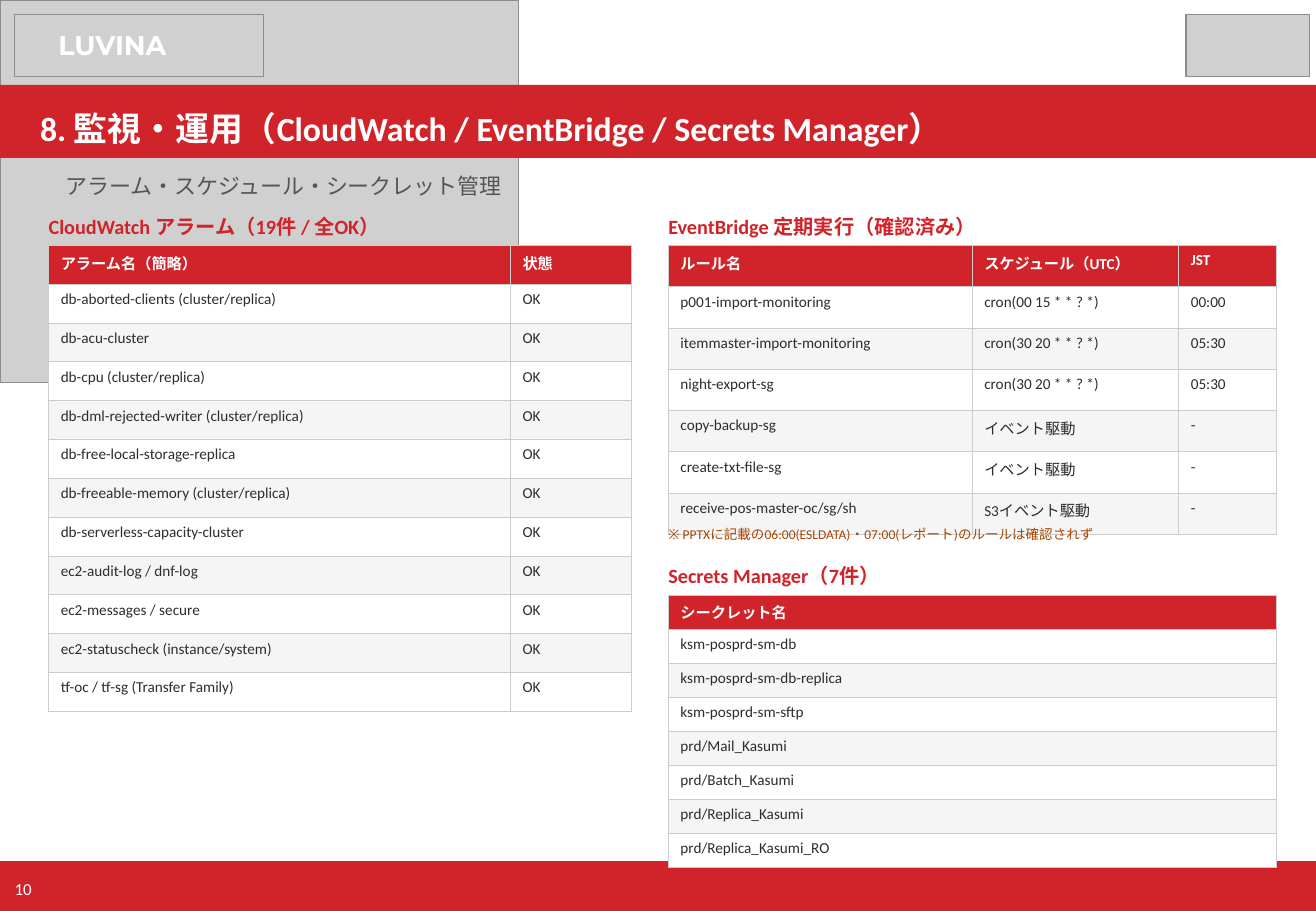
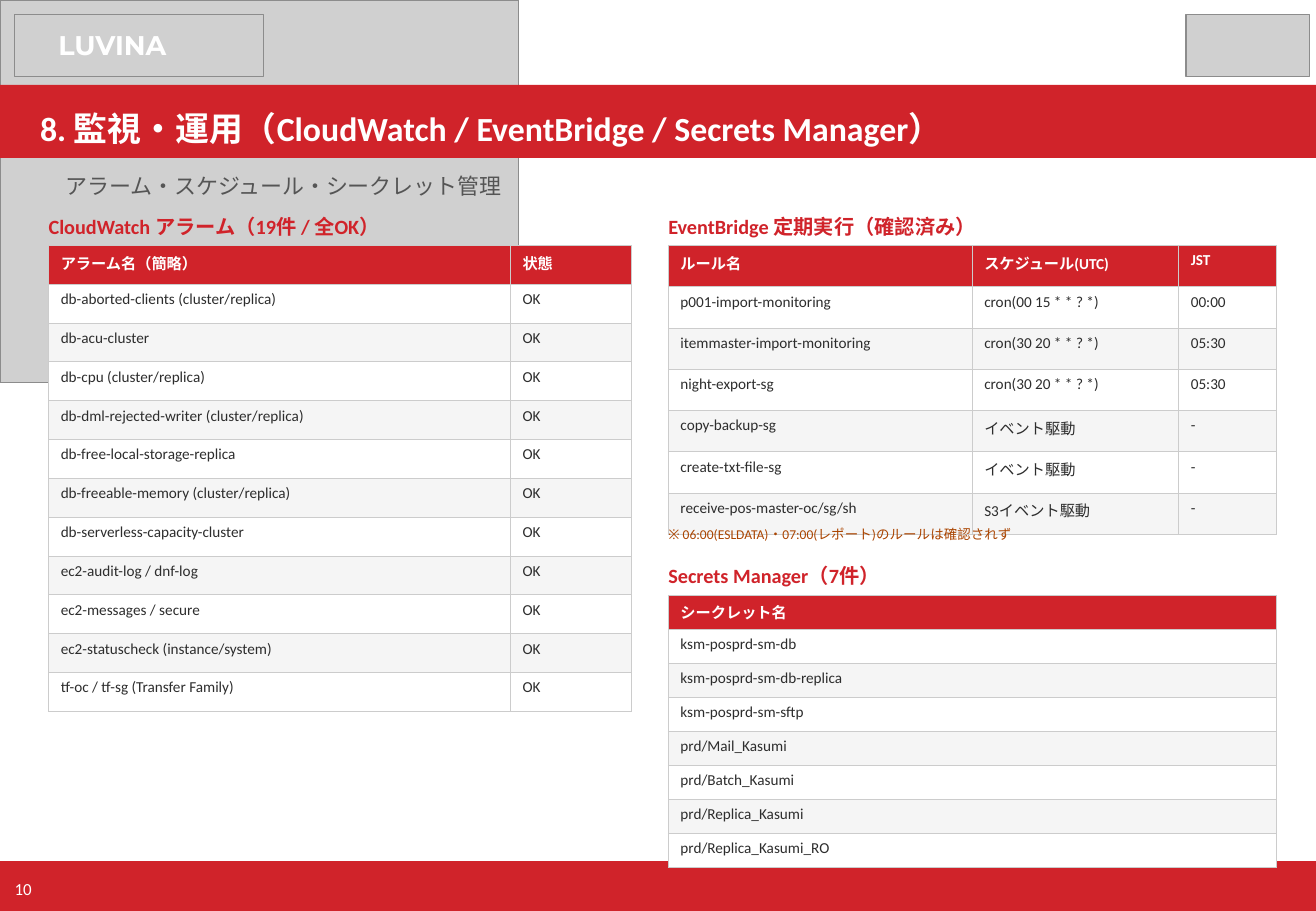
Before and after one commit to kiyoharakadutoshi/kasumi_pos-server_aws, a slide deck: slide 10 of 40_AWS/01_構成資料/カスミPOS_AWS構成資料.pptx. Drawn at 1316x911 pixels with LibreOffice and Linux fonts; fonts in the diff are those of the drawing; grey boxes stand for pictures. Boxes give left, top, right and bottom in pixels: in the first picture for what was removed or moved away, otherwise in the second. Text is boxed around its words. In the diff, an @@ line names an element or a change of style, - is before the commit and + after.

```diff
--- a/40_AWS/01_構成資料/カスミPOS_AWS構成資料.pptx
+++ b/40_AWS/01_構成資料/カスミPOS_AWS構成資料.pptx
@@ table at [668, 245, 1276, 522] @@
-row 1, column 2: スケジュール（UTC）
+row 1, column 2: スケジュール(UTC)
@@ text at [683, 526, 1012, 541]: text changed @@
-※ PPTXに記載の06:00(ESLDATA)・07:00(レポート)のルールは確認されず
+※ 06:00(ESLDATA)・07:00(レポート)のルールは確認されず
```
Also in this commit, not shown: 7 other slides changed, 2 slides added, 1 slide removed.
